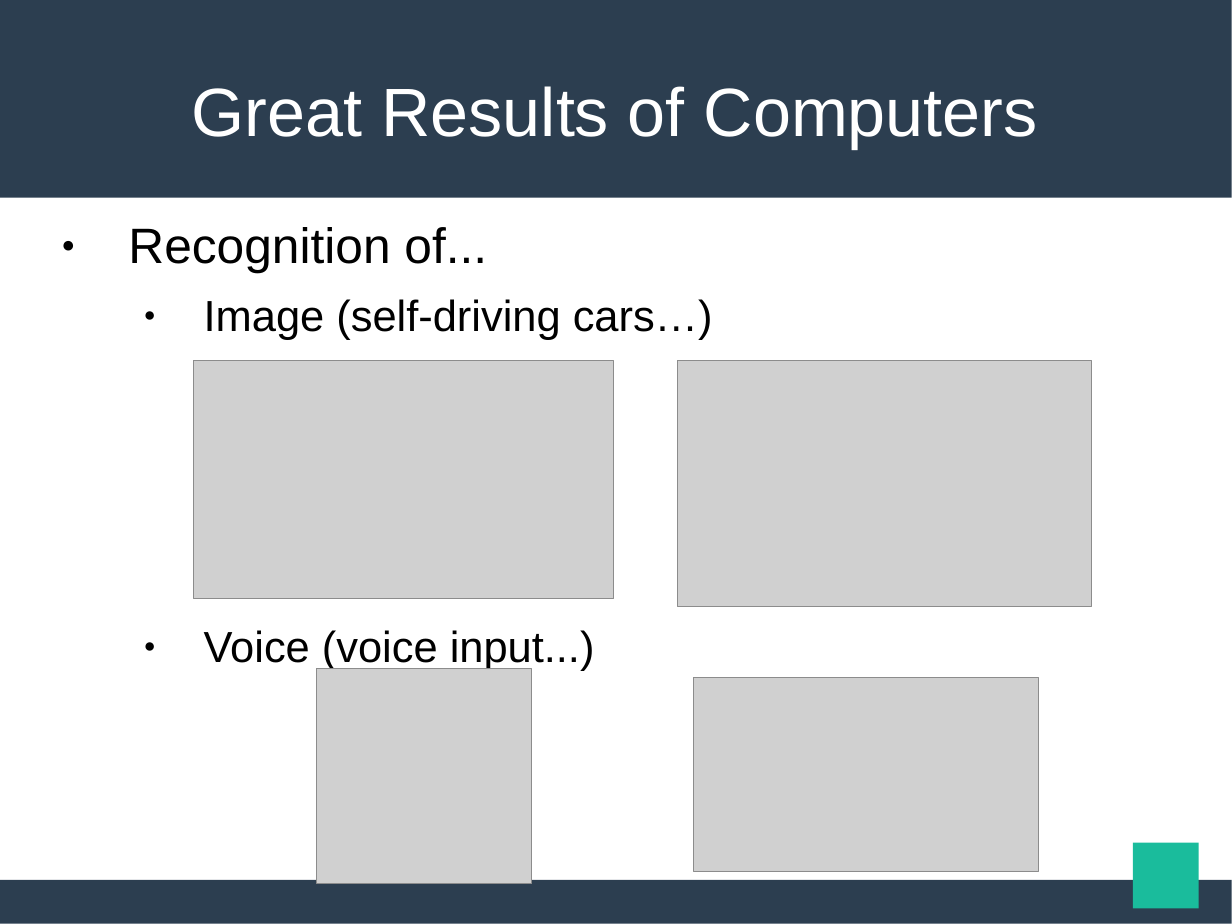
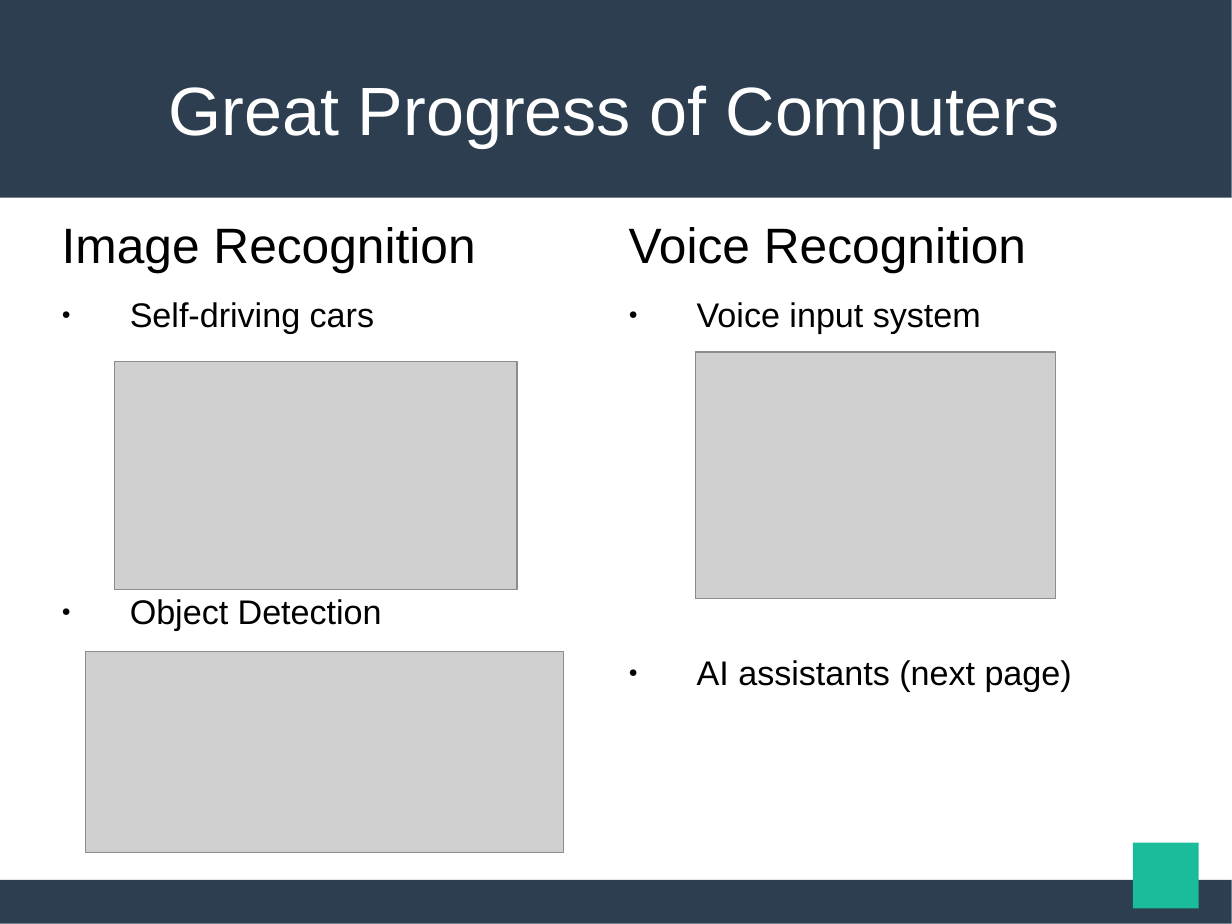
Before and after one commit to maekawatoshiki/neural-machine-translation-demo, a slide deck: slide 4 of NY_slide.ppt. Drawn at 1232x924 pixels with LibreOffice and Linux fonts; fonts in the diff are those of the drawing; grey boxes stand for pictures. Boxes give left, top, right and bottom in pixels: in the first picture for what was removed or moved away, otherwise in the second. Text is boxed around its words. In the diff, an @@ line names an element or a change of style, - is before the commit and + after.

```diff
--- a/NY_slide.ppt
+++ b/NY_slide.ppt
@@ title at box(168, 85, 1060, 148): text changed @@
-Great Results of Computers
+Great Progress of Computers
@@ text at box(62, 227, 475, 630): text changed; size 28 to 22 pt @@
-● Recognition of...
-  ● Image (self-driving cars…)
-  ● Voice (voice input...)
+Image Recognition
+● Self-driving cars
+● Object Detection
@@ text added at box(629, 227, 1072, 692), 22 pt, text #000000 @@
+Voice Recognition
+● Voice input system
+● AI assistants (next page)
@@ picture: place and size @@
-picture at box(677, 361, 1091, 607)
+picture at box(695, 352, 1056, 599)
@@ picture: place and size @@
-picture at box(193, 361, 614, 599)
+picture at box(114, 362, 517, 590)
@@ picture: place and size @@
-picture at box(318, 669, 532, 883)
+picture at box(86, 652, 563, 853)
@@ picture removed at box(693, 677, 1039, 871) @@
```
Also in this commit, not shown: 11 other slides changed, 5 slides added, 2 other files.
